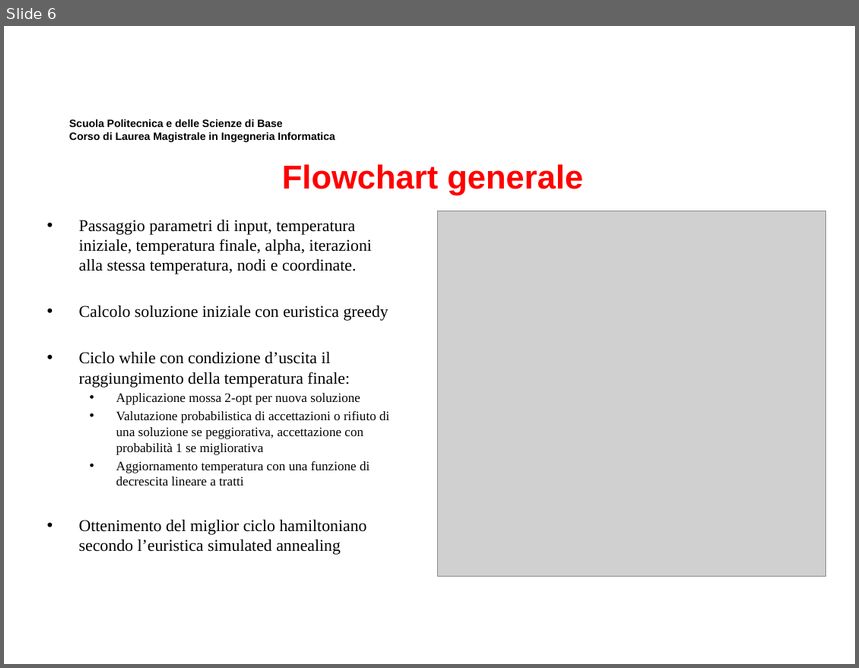
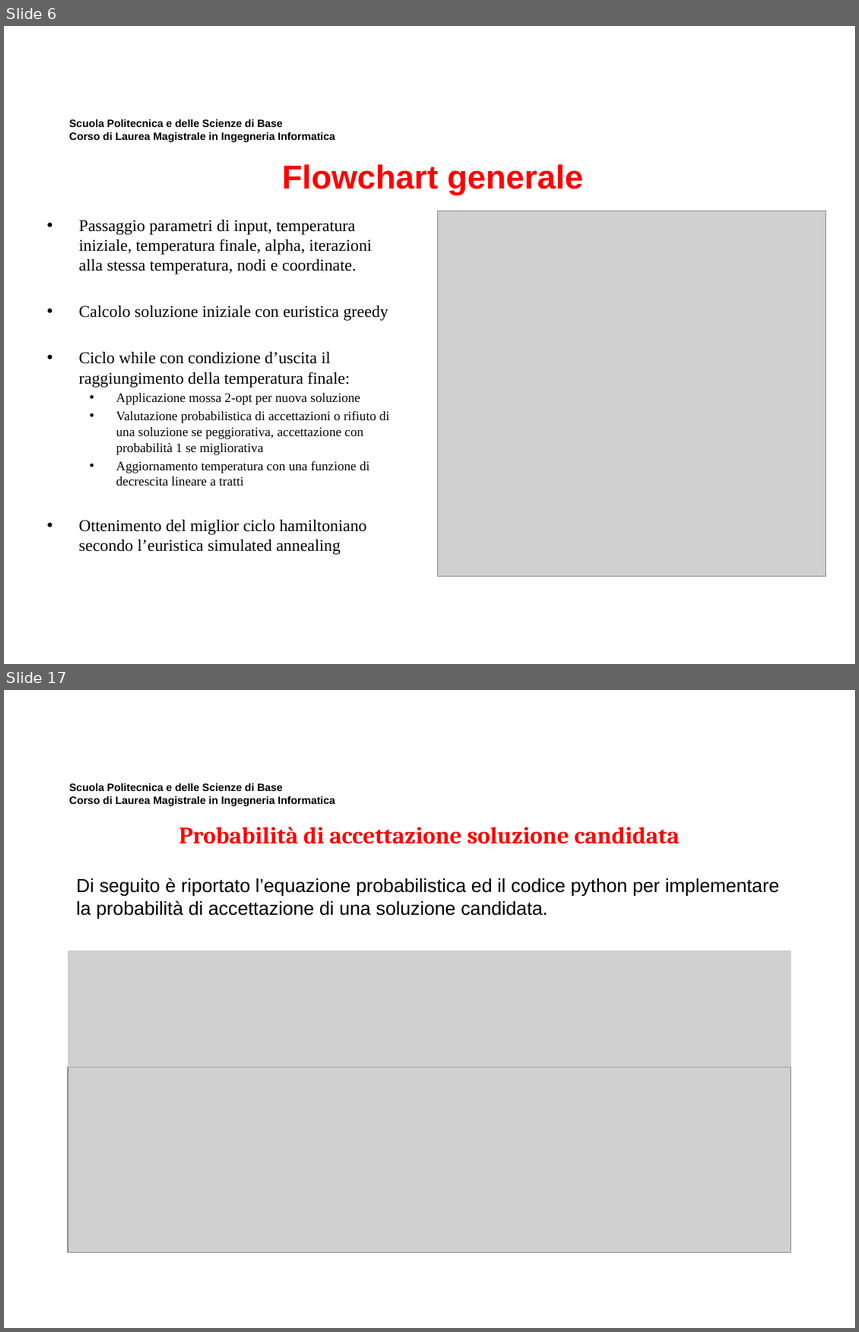
Before and after one commit to MicheleMaresca98/TSP-SimulatedAnnealing, a slide deck: Presentazione Elaborato Ricerca Operativa.pptx. Shown one above the other, each under a label of ours: slide 6 before the commit, slides 6 and 17 after it; the slides between them are not shown. The pictures are 859x668 and 859x1332 pixels, drawn with LibreOffice and Linux fonts; fonts in the diff are those of the drawing; grey boxes stand for pictures; background and template pictures are left out. Boxes give left, top, right and bottom in pixels: in the first picture for what was removed or moved away, otherwise in the second. Text is boxed around its words. In the diff, an @@ line names an element or a change of style, - is before the commit and + after.

```diff
--- a/Presentazione Elaborato Ricerca Operativa.pptx
+++ b/Presentazione Elaborato Ricerca Operativa.pptx
@@ slide 17 added at <box>4,690,855,1328</box>, background #FFFFFF; not listed: 1 template element that a slide beside it also shows @@
@@ text added at <box>179,827,680,844</box>, 20 pt, text #FF0000, bold @@
+Probabilità di accettazione soluzione candidata
@@ text added at <box>76,878,779,919</box>, 16 pt, text #000000 @@
+Di seguito è riportato l’equazione probabilistica ed il codice python per implementare la probabilità di accettazione di una soluzione candidata.
@@ picture added at <box>68,951,791,1067</box> @@
@@ picture added at <box>68,1067,791,1252</box> @@
```
Also in this commit, not shown: 15 other slides added, 21 slides removed, 9 other files.
